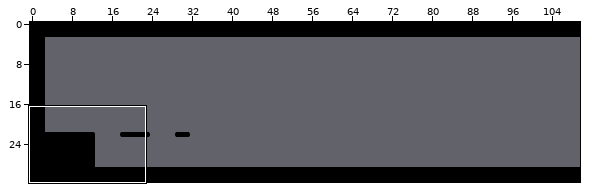
An edit to a level. Tiled map, data/maps/map08.tmx. Above: a wide view before the commit, with the close-up outlined.
Close-up. Old version:
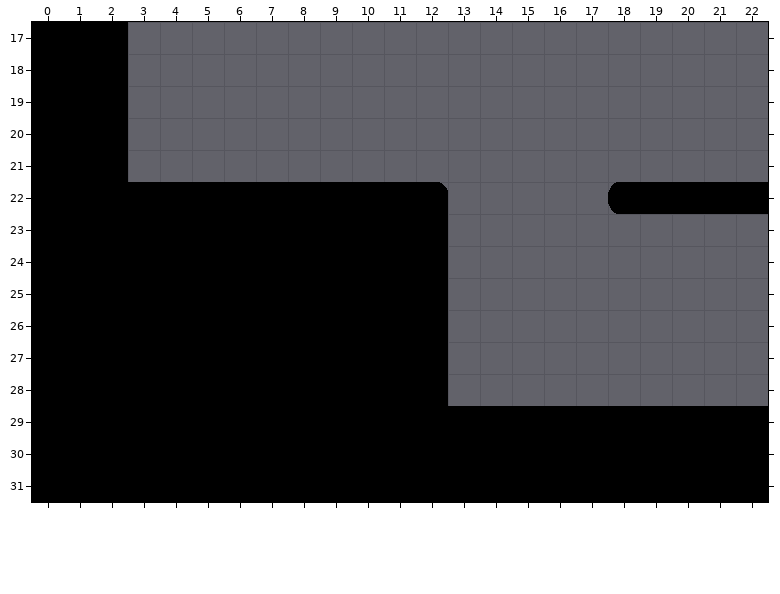
Cells are 32x32 px. Shown: x 0..22, y 17..31. The commit also changed other parts of the map, which this record leaves out.
New version:
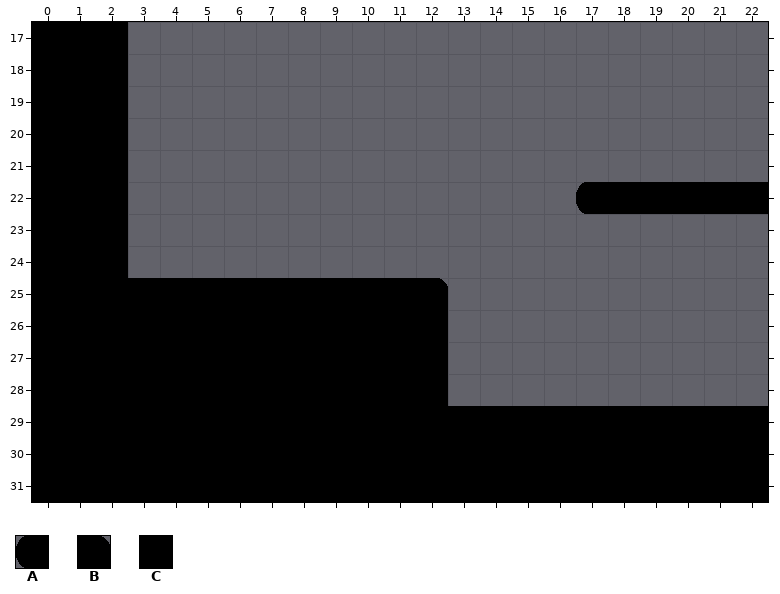
Key: from "bw_smoothies": A 3, B 4, C 8.
_ is an empty cell.
The exact change:
Layer "mapplayer":
y 22: x 3..12 CCCCCCCCCB -> __________; x 17..18 _A -> AC
y 23..24: x 3..12 CCCCCCCCCC -> __________
y 25: x 12 C -> B
Where, in picture pixels (left, top, right, bottom), the same in both close-ups:
changed: (128, 182, 448, 286)
changed: (576, 182, 616, 214)
